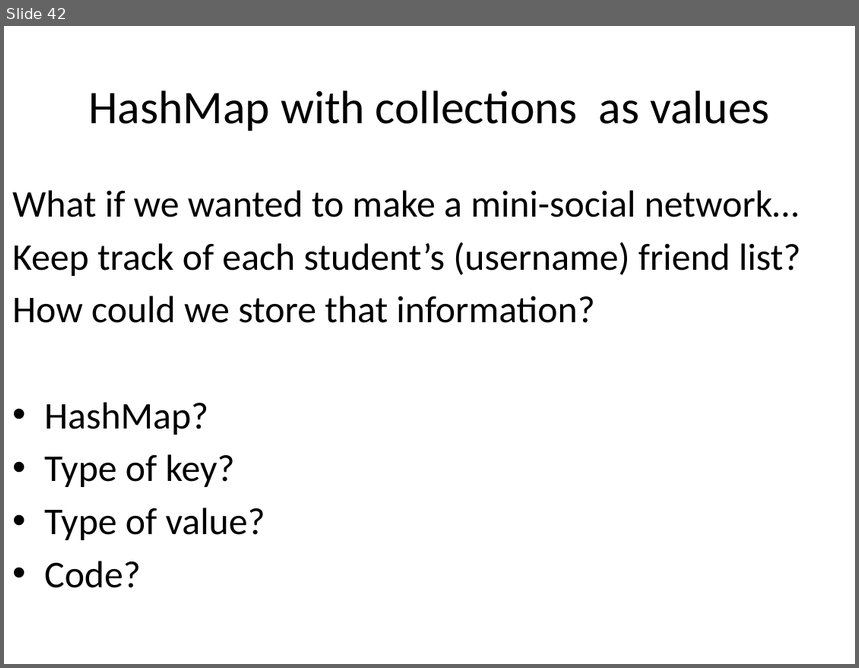
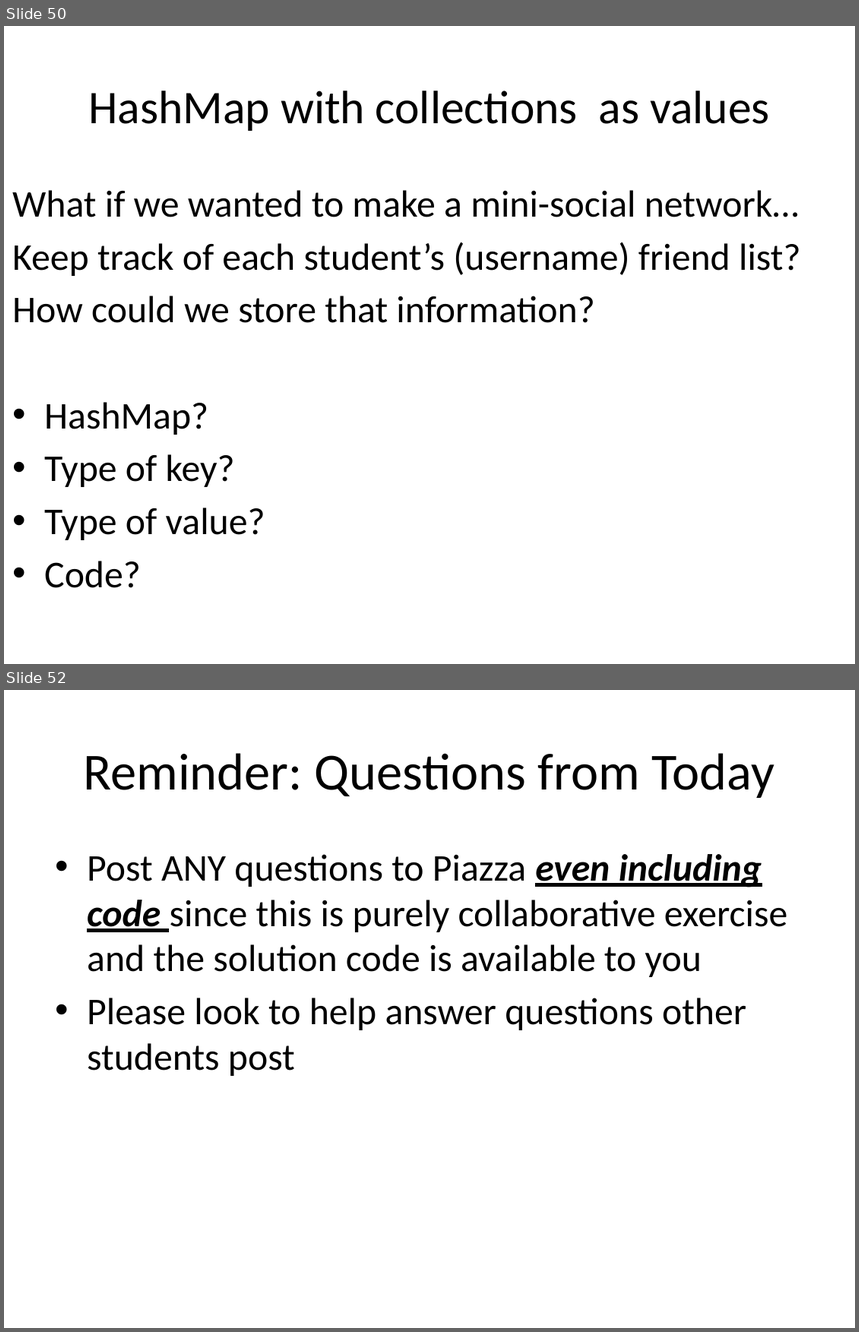
Before and after one commit to RHIT-CSSE/csse220, a slide deck: ClassMaterials/2DArraysAndMaps/Slides/2D Arrays and Maps.pptx. Shown one above the other, each under a label of ours: slide 42 before the commit, slides 50 and 52 after it; the slides between them are not shown. The pictures are 859x668 and 859x1332 pixels, drawn with LibreOffice and Linux fonts; fonts in the diff are those of the drawing. Boxes give left, top, right and bottom in pixels: in the first picture for what was removed or moved away, otherwise in the second. Text is boxed around its words. In the diff, an @@ line names an element or a change of style, - is before the commit and + after.

```diff
--- a/ClassMaterials/2DArraysAndMaps/Slides/2D Arrays and Maps.pptx
+++ b/ClassMaterials/2DArraysAndMaps/Slides/2D Arrays and Maps.pptx
@@ slide 52 added at (4, 690, 855, 1328), background #FFFFFF @@
@@ title added at (83, 753, 775, 798), 44 pt, text #000000 @@
+Reminder: Questions from Today
@@ text added at (87, 854, 788, 1076), 32 pt, text #000000 @@
+• Post ANY questions to Piazza even including code since this is purely collaborative exercise and the solution code is available to you
+• Please look to help answer questions other students post
@@ what was slide 42 is now slide 50 @@
```
Also in this commit, not shown: 6 slides changed, 9 other slides added, 1 slide removed.
